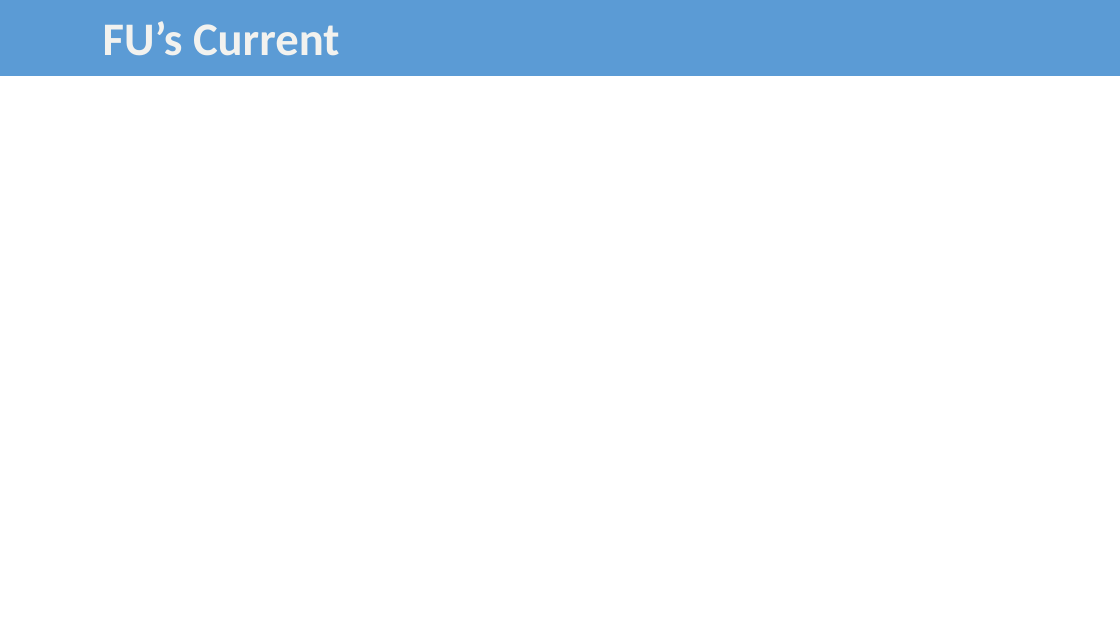
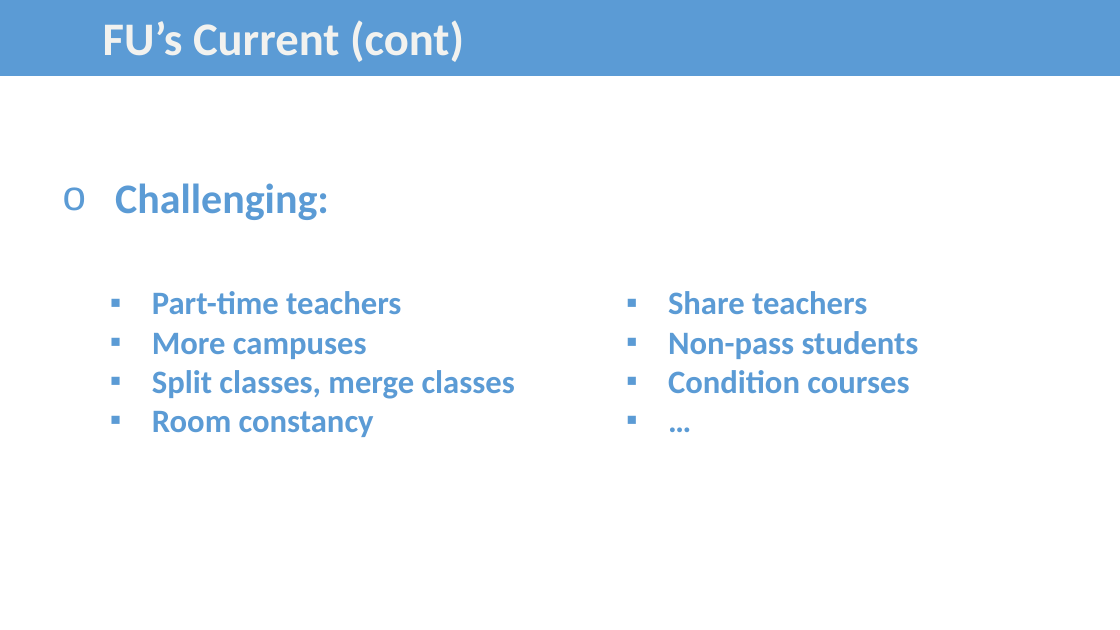
Before and after one commit to bee-lullaby/FinalProject, a slide deck: slide 6 of Documents/demo Presentation.pptx (slide 5 before the commit). Drawn at 1120x630 pixels with LibreOffice and Linux fonts; fonts in the diff are those of the drawing. Boxes give left, top, right and bottom in pixels: in the first picture for what was removed or moved away, otherwise in the second. Text is boxed around its words. In the diff, an @@ line names an element or a change of style, - is before the commit and + after.

```diff
--- a/Documents/demo Presentation.pptx
+++ b/Documents/demo Presentation.pptx
@@ text in right arrow at bbox=[103, 20, 464, 62]: text changed @@
-FU’s Current
+FU’s Current (cont)
@@ text added at bbox=[115, 183, 329, 220], 36 pt, text #5B9BD5, bold @@
+o Challenging:
@@ text added at bbox=[152, 291, 515, 437], 28 pt, text #5B9BD5, bold @@
+▪ Part-time teachers
+▪ More campuses
+▪ Split classes, merge classes
+▪ Room constancy
@@ text added at bbox=[668, 291, 919, 393], 28 pt, text #5B9BD5, bold @@
+▪ Share teachers
+▪ Non-pass students
+▪ Condition courses
+▪ …
```
Also in this commit, not shown: 8 slides added, 1 slide removed, 1 other file.
